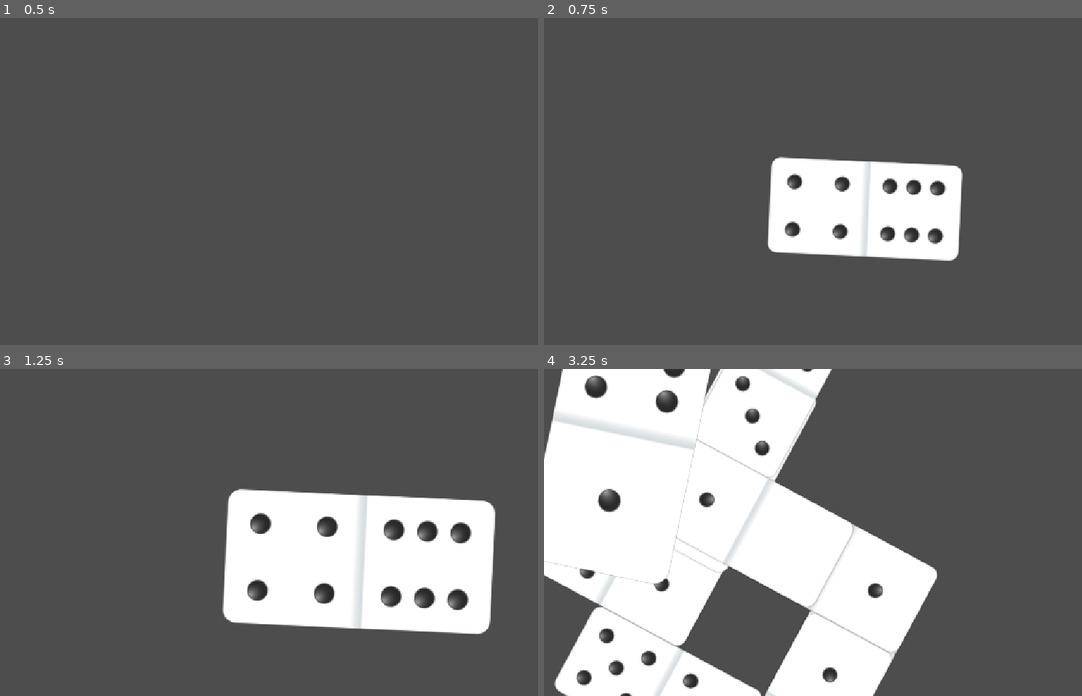
Above: before the commit, frames 1-4 (two rows, left to right).
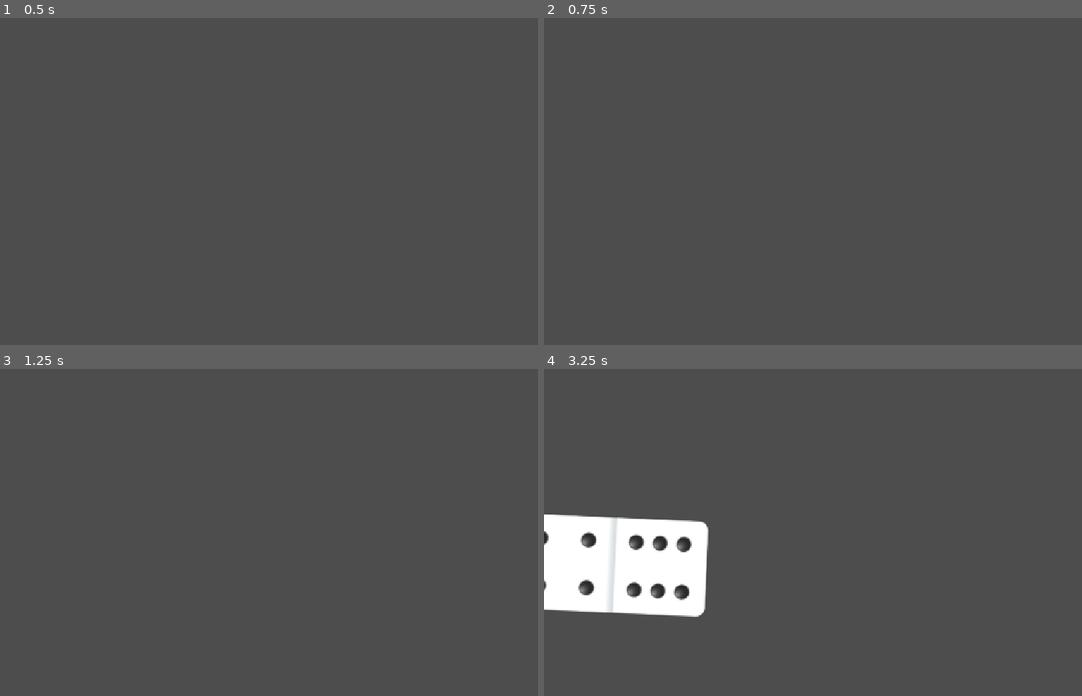
Above: after the commit, the same moments.

Repository: FileBin/godot-domino-game
Game: Godot game, scene res://scenes/simulation.tscn
The game is run twice, just before and just after one commit, with the same random seed, the same clock (stepped at 60 frames per second) and the same inputs.
Inputs (mouse positions are in pixels of both pictures, inside the frame that each line leads up to):
- Up to frame 1 (0.5 s): no input
- Up to frame 2 (0.75 s): tap Enter at 0.5 s; move the mouse to (963, 165) at 0.52 s; click (963, 165) at 0.67 s
- Up to frame 3 (1.25 s): no input
- Up to frame 4 (3.25 s): drag from (716, 548) to (807, 597) at 1.27 s; move the mouse to (893, 460) at 2.02 s; click (893, 460) at 2.17 s; drag from (807, 597) to (662, 483) at 2.77 s

Frame 1 is identical in both runs. In frame 2, 10% of the frame differs, in the area x 41-78%, y 42-75%; in frame 3, 20%; in frame 4, 44%, in the area x 0-74%, y 0-100%.
Error after the commit: Cannot call method 'shader_create_from_spirv' on a null value. (res://scripts/utils/gravity_simulation.gd:18)

Commit message:
make simulation on gpu

Diff:
--- a/project.godot
+++ b/project.godot
@@ -15,6 +15,10 @@
 config/features=PackedStringArray("4.5", "Forward Plus")
 config/icon="res://icon.svg"
 
+[autoload]
+
+GravitySimulation="*res://scripts/utils/gravity_simulation.gd"
+
 [display]
 
 window/stretch/mode="canvas_items"
--- a/scenes/scripts/simulation.gd
+++ /dev/null
@@ -1,78 +0,0 @@
-extends Node2D
-
-const object_to_paint = preload("res://objects/cluster-unit.tscn")
-
-const cluster_preload = preload("res://objects/domino-cluster.tscn")
-
-const G = 6.67 * 1000000
-
-# Distance in pixels the mouse must move before spawning another object
-@export var brush_spacing : float = 50.0
-
-var last_paint_position : Vector2 = Vector2.ZERO
-var is_painting : bool = false
-
-var physical_bodies: Array[DominoCluster] = [];
-
-var simulation_space: Node2D
-
-func _ready():
-	simulation_space =Node2D.new()
-	simulation_space.name = "simulation_space"
-	add_child(simulation_space);
-
-func _physics_process(_delta: float) -> void:
-	apply_gravity()
-
-func _process(_delta):
-	# Check for left mouse button click/hold
-	if Input.is_mouse_button_pressed(MOUSE_BUTTON_LEFT):
-		var current_mouse_pos = get_global_mouse_position()
-
-		# If it's the first click or we've moved further than the spacing distance
-		if !is_painting or current_mouse_pos.distance_to(last_paint_position) > brush_spacing:
-			paint_object(current_mouse_pos)
-			last_paint_position = current_mouse_pos
-			is_painting = true
-	else:
-		is_painting = false
-
-func paint_object(pos):
-	if object_to_paint == null:
-		print("Please assign a scene to 'object_to_paint' in the Inspector!")
-		return
-
-	# Instantiate and add to the scene tree
-	var obj = object_to_paint.instantiate()
-	var domino_physical = obj as ClusterUnit
-	domino_physical.data_initialized.connect(randomize_tile.bind(domino_physical))
-
-	var new_cluster = cluster_preload.instantiate() as DominoCluster
-
-	new_cluster.add_unit(domino_physical)
-
-	new_cluster.global_position = pos
-	new_cluster.rotation = randf_range(0, TAU)
-	simulation_space.add_child(new_cluster)
-
-func randomize_tile(domino_physical: ClusterUnit):
-	domino_physical.tile.top_number = randi()%7
-	domino_physical.tile.bottom_number = randi()%7
-
-func apply_gravity():
-	var nodes: Array[DominoCluster] = []
-	nodes.assign(simulation_space.get_children());
-
-	var n = nodes.size()
-	for i in range(n):
-		for j in range(i + 1, n):
-			var a = nodes[i]
-			var b = nodes[j]
-
-			var r = b.to_global(b.center_of_mass) - a.to_global(a.center_of_mass)
-
-			var r2 = r.length_squared()
-			var force = G * a.mass * b.mass / r2
-
-			a.apply_central_force(force * r.normalized())
-			b.apply_central_force(- force * r.normalized())
--- a/scenes/simulation.tscn
+++ b/scenes/simulation.tscn
@@ -1,10 +1,11 @@
 [gd_scene load_steps=3 format=3 uid="uid://srubd5w5jri7"]
 
-[ext_resource type="Script" uid="uid://wi5xcgsfcvrm" path="res://scenes/scripts/simulation.gd" id="1_y5vwh"]
-[ext_resource type="Script" uid="uid://bmq3b3yqko2lb" path="res://scenes/free_camera_2d.gd" id="2_5eski"]
+[ext_resource type="Script" uid="uid://wi5xcgsfcvrm" path="res://scripts/scenes/simulation.gd" id="1_y5vwh"]
+[ext_resource type="Script" uid="uid://bmq3b3yqko2lb" path="res://scripts/objects/free_camera_2d.gd" id="2_5eski"]
 
 [node name="Simulation" type="Node2D"]
 script = ExtResource("1_y5vwh")
+brush_spacing = 300.0
 
 [node name="Camera2D" type="Camera2D" parent="."]
 script = ExtResource("2_5eski")
--- a/objects/scripts/cluster_unit.gd
+++ b/scripts/objects/cluster_unit.gd
@@ -9,3 +9,6 @@
 func _enter_tree() -> void:
 	tile = $Domino
 	data_initialized.emit()
+
+func get_global_center_of_mass() -> Vector2:
+	return tile.global_position
--- a/objects/scripts/domino_cluster.gd
+++ b/scripts/objects/domino_cluster.gd
@@ -9,7 +9,9 @@
 	add_mass(unit.global_position, unit.mass)
 
 func init_grid(unit: ClusterUnit):
-	grid_size = unit.tile.data_initialized.connect(init_grid_tile.bind(unit.tile))
+	var slot = unit.tile.data_initialized
+	if not slot.is_connected(init_grid_tile):
+		grid_size = slot.connect(init_grid_tile.bind(unit.tile))
 
 func init_grid_tile(tile: Domino):
 	grid_size = tile.bounds.get_rect().size.x
@@ -24,10 +26,10 @@
 
 func get_tile_value(point: Vector2) -> int:
 	for child in get_children():
-		var domino = child as Domino
-		if not domino:
+		var unit = child as ClusterUnit
+		if not unit:
 			continue
-		var number = domino.get_tile_number_at(point)
+		var number = unit.tile.get_tile_number_at(point)
 
 		if number > 0:
 			return number
@@ -39,13 +41,14 @@
 func _integrate_forces(state: PhysicsDirectBodyState2D) -> void:
 	if is_queued_for_deletion(): return
 
-	if state.get_contact_count() > 0:
+	if state.get_contact_count() == 1:
 		var other = state.get_contact_collider_object(0);
 		var point = state.get_contact_collider_position(0);
 
 		var cluster = other as DominoCluster
 
-		if cluster:
+		if cluster and not cluster.is_queued_for_deletion():
+			# replace it with scedule to merger in parent object (to do it not in _integrate_forces)
 			if mass > cluster.mass:
 				merge_other_cluster(point, cluster)
 			else:
@@ -63,8 +66,8 @@
 
 	var total_mass = mass + cluster.mass
 
-	var self_amount = cluster.mass / total_mass
-	var cluster_amount = mass / total_mass
+	var self_amount = mass / total_mass
+	var cluster_amount = cluster.mass / total_mass
 
 	rotate_around(self, point, -angle*self_amount)
 	rotate_around(cluster, point, angle*cluster_amount)
@@ -85,8 +88,11 @@
 	for unit in cluster.destroy_cluster():
 		unit.reparent(self)
 
-	linear_velocity = (last_linear_velocity * mass + cluster.linear_velocity * cluster.mass) / total_mass
-	angular_velocity = (last_angular_velocity * mass + cluster.angular_velocity * cluster.mass) / total_mass
+	linear_velocity = (last_linear_velocity * mass + cluster.last_linear_velocity * cluster.mass) / total_mass
+	angular_velocity = (last_angular_velocity * mass + cluster.last_angular_velocity * cluster.mass) / total_mass
+
+	cluster.linear_velocity = linear_velocity
+	cluster.angular_velocity = angular_velocity
 
 	add_mass(cluster.to_global(cluster.center_of_mass), cluster.mass)
 
@@ -120,3 +126,21 @@
 	obj.global_translate(-tStart)
 	obj.transform = obj.transform.rotated(-angle)
 	obj.global_translate(tStart)
+
+func get_gravity_simulation_units() -> Array[GravitySimualtionUnit]:
+	var array: Array[GravitySimualtionUnit] = []
+	for child in get_children():
+		var domino = child as ClusterUnit
+
+		if not domino:
+			continue
+
+		var unit = GravitySimualtionUnit.new()
+
+		unit.cluster_instance_id = get_instance_id()
+		unit.global_position = domino.get_global_center_of_mass()
+		unit.mass = domino.mass
+
+		array.append(unit)
+
+	return array
--- a/scenes/free_camera_2d.gd
+++ b/scripts/objects/free_camera_2d.gd
@@ -7,7 +7,7 @@
 func _unhandled_input(event):
 	# Panning: Detect Mouse Motion while Middle Mouse Button is pressed
 	if event is InputEventMouseMotion:
-		if Input.is_mouse_button_pressed(MOUSE_BUTTON_MIDDLE):
+		if Input.is_mouse_button_pressed(MOUSE_BUTTON_RIGHT):
 			# Move the camera relative to mouse movement and current zoom
 			global_position -= event.relative * (1 / zoom.x)
 
--- /dev/null
+++ b/scripts/scenes/simulation.gd
@@ -0,0 +1,102 @@
+extends Node2D
+
+const object_to_paint = preload("res://objects/cluster-unit.tscn")
+
+const cluster_preload = preload("res://objects/domino-cluster.tscn")
+
+# Distance in pixels the mouse must move before spawning another object
+@export var brush_spacing: float = 50.0
+
+var last_paint_position: Vector2 = Vector2.ZERO
+var is_painting: bool = false
+
+var physical_bodies: Array[DominoCluster] = [];
+
+var simulation_space: Node2D
+
+func _ready():
+	simulation_space = Node2D.new()
+	simulation_space.name = "simulation_space"
+	add_child(simulation_space);
+
+func _physics_process(_delta: float) -> void:
+	apply_gravity()
+
+var last_mouse_position = Vector2.ZERO
+
+func _process(_delta):
+	# Check for left mouse button click/hold
+	if Input.is_mouse_button_pressed(MOUSE_BUTTON_LEFT):
+		var current_mouse_pos = get_global_mouse_position()
+
+		# If it's the first click or we've moved further than the spacing distance
+		var distance = current_mouse_pos - last_paint_position
+
+		if !is_painting or distance.length() > brush_spacing:
+			var movement = current_mouse_pos - last_mouse_position
+			var l = movement.length()
+			var n = ceili(l/brush_spacing)
+			var dir = movement/l
+
+			for i in range(n):
+				paint_object(last_mouse_position + dir * brush_spacing * i)
+
+			last_paint_position = current_mouse_pos
+			is_painting = true
+
+	else:
+		is_painting = false
+
+	last_mouse_position = get_global_mouse_position()
+func paint_object(pos):
+	if object_to_paint == null:
+		print("Please assign a scene to 'object_to_paint' in the Inspector!")
+		return
+
+	# Instantiate and add to the scene tree
+	var obj = object_to_paint.instantiate()
+	var domino_physical = obj as ClusterUnit
+	domino_physical.data_initialized.connect(randomize_tile.bind(domino_physical))
+
+	var new_cluster = cluster_preload.instantiate() as DominoCluster
+
+	new_cluster.add_unit(domino_physical)
+
+	new_cluster.global_position = pos
+	new_cluster.rotation = randf_range(0, TAU)
+	simulation_space.add_child(new_cluster)
+
+func randomize_tile(domino_physical: ClusterUnit):
+	domino_physical.tile.top_number = randi() % 7
+	domino_physical.tile.bottom_number = randi() % 7
+
+func apply_gravity():
+	var clusters: Array[DominoCluster] = []
+	clusters.assign(simulation_space.get_children());
+
+	var clusters_units: Array = clusters.map(func(cluster: DominoCluster): return cluster.get_gravity_simulation_units());
+
+	var simulation_units: Array[GravitySimualtionUnit] = []
+
+	simulation_units.assign(flatten(clusters_units))
+
+	var unit_forces = GravitySimulation.runGPU(simulation_units);
+
+	for i in range(unit_forces.size()):
+		var unit = simulation_units[i]
+		var force = unit_forces[i]
+
+		var cluster = instance_from_id(unit.cluster_instance_id) as DominoCluster
+
+		if cluster:
+
+			cluster.apply_force(force, unit.global_position - cluster.global_position)
+
+func flatten(list: Array) -> Array:
+	var out := []
+	for item in list:
+		if typeof(item) == TYPE_ARRAY:
+			out += flatten(item) # Recursively call the function if the item is an array
+		else:
+			out.append(item) # Append the item if it's not an array
+	return out
--- /dev/null
+++ b/scripts/utils/gravity_simulation.gd
@@ -0,0 +1,136 @@
+class_name GravitySimualtion extends Node
+
+# TODO rewrite to c++ type mappings are very expensive
+
+var rd: RenderingDevice
+var shader: RID
+var pipeline: RID
+
+const SHADER_UNIT_SIZE = 16
+
+func _ready():
+	# 1. Initialize Rendering Device
+	rd = RenderingServer.create_local_rendering_device()
+
+	# 2. Load Shader
+	var shader_file = load("res://shaders/gravity_simulation.glsl")
+	var shader_spirv: RDShaderSPIRV = shader_file.get_spirv()
+	shader = rd.shader_create_from_spirv(shader_spirv)
+	pipeline = rd.compute_pipeline_create(shader)
+
+func runGPU(data: Array[GravitySimualtionUnit]) -> Array[Vector2]:
+	if data.is_empty(): return []
+
+	var units_data = _units_to_byte_array(data)
+
+	# Create Storage Buffer
+	var buffer = rd.storage_buffer_create(units_data.size(), units_data)
+	var output_buffer = rd.storage_buffer_create(data.size()*data.size()*8)
+
+	# Create Uniform Set
+	var uniform = RDUniform.new()
+	uniform.uniform_type = RenderingDevice.UNIFORM_TYPE_STORAGE_BUFFER
+	uniform.binding = 0
+	uniform.add_id(buffer)
+
+	var out_uniform = RDUniform.new()
+	out_uniform.uniform_type = RenderingDevice.UNIFORM_TYPE_STORAGE_BUFFER
+	out_uniform.binding = 1
+	out_uniform.add_id(output_buffer)
+	var uniform_set = rd.uniform_set_create([uniform, out_uniform], shader, 0)
+
+	# Start Compute List
+	var compute_list = rd.compute_list_begin()
+	rd.compute_list_bind_compute_pipeline(compute_list, pipeline)
+	rd.compute_list_bind_uniform_set(compute_list, uniform_set, 0)
+
+	# Dispatch (groups of 32x32 as defined in shader)
+	var groups = ceil(units_data.size() / float(SHADER_UNIT_SIZE) / 32.0)
+	print("group size ", groups, "x", groups)
+	rd.compute_list_dispatch(compute_list, groups, groups, 1)
+	rd.compute_list_end()
+
+	# Submit and Wait
+	rd.submit()
+	rd.sync()
+
+	# Retrieve Data
+	var output_bytes = rd.buffer_get_data(output_buffer)
+	return _byte_array_to_forces(output_bytes)
+
+func _units_to_byte_array(units: Array[GravitySimualtionUnit]) -> PackedByteArray:
+	var unit_count = units.size()
+	var bytes = PackedByteArray()
+
+	# Pre-allocate memory: 24 bytes per unit
+	# [int32: 4] + [float: 4] + [vec2: 8] = 16
+	bytes.resize(unit_count * SHADER_UNIT_SIZE)
+
+	for i in range(unit_count):
+		var offset = i * SHADER_UNIT_SIZE
+		var unit: GravitySimualtionUnit = units[i]
+
+		# 1. cluster_index (int32 - 4 bytes)
+		bytes.encode_s32(offset, unit.cluster_instance_id)
+
+		# 2. mass (float32 - 4 bytes)
+		bytes.encode_float(offset + 4, unit.mass)
+
+		# 3. position (Vector2 - 8 bytes)
+		bytes.encode_float(offset + 8, unit.global_position.x)
+		bytes.encode_float(offset + 12, unit.global_position.y)
+
+	return bytes
+
+func _byte_array_to_forces(data: PackedByteArray) -> Array[Vector2]:
+	var unit_count = floori(sqrt(data.size() / 8.0))
+	var forces: Array[Vector2] = []
+
+	for i in range(unit_count):
+		var force = Vector2.ZERO
+		for j in range(unit_count):
+			var offset = (i*unit_count + j) * 8
+			# Force starts at byte 16 of each 24-byte block
+			var fx = data.decode_float(offset)
+			var fy = data.decode_float(offset + 4)
+			force += Vector2(fx, fy)
+		forces.append(force)
+
+	return forces
+
+func runCPU(data: Array[GravitySimualtionUnit]) -> Array[Vector2]:
+	const G = 6.67 * 2000000
+
+	var result_array: Array[Vector2] = []
+	var forces_array: Array[Vector2] = []
+	var n = data.size()
+
+	result_array.resize(n)
+	forces_array.resize(n*n)
+
+	for i in range(n):
+		for j in range(0, i):
+			var a: GravitySimualtionUnit = data[i]
+			var b: GravitySimualtionUnit = data[j]
+
+			if a.cluster_instance_id == b.cluster_instance_id:
+				continue;
+
+			var r = b.global_position - a.global_position
+
+			var r2 = r.length_squared()
+			var force = G * a.mass * b.mass / r2
+
+			var direction = r.normalized()
+
+			forces_array[i*n+j] = force * direction
+			forces_array[j*n+i] = -force * direction
+
+	for i in range(n):
+		var force = Vector2.ZERO
+		for j in range(n):
+			var index = i*n + j
+			force += forces_array[index]
+		result_array[i] = force
+
+	return result_array
--- /dev/null
+++ b/scripts/utils/gravity_simulation_unit.gd
@@ -0,0 +1,5 @@
+class_name GravitySimualtionUnit extends RefCounted
+
+var global_position: Vector2
+var mass: float
+var cluster_instance_id: int
Not shown, added: export_presets.cfg
Renamed: objects/scripts/2d-node-to-canvas-adapter.gd -> scripts/objects/2d-node-to-canvas-adapter.gd
Renamed: objects/scripts/2d-node-to-canvas-adapter.gd.uid -> scripts/objects/2d-node-to-canvas-adapter.gd.uid
Renamed: objects/scripts/cluster_unit.gd.uid -> scripts/objects/cluster_unit.gd.uid
Renamed: objects/scripts/deck.gd -> scripts/objects/deck.gd
Renamed: objects/scripts/deck.gd.uid -> scripts/objects/deck.gd.uid
Renamed: objects/scripts/domino_cluster.gd.uid -> scripts/objects/domino_cluster.gd.uid
Renamed: objects/scripts/domino_tile.gd -> scripts/objects/domino_tile.gd
Renamed: objects/scripts/domino_tile.gd.uid -> scripts/objects/domino_tile.gd.uid
Renamed: scenes/free_camera_2d.gd.uid -> scripts/objects/free_camera_2d.gd.uid
Renamed: objects/scripts/sprite_look_at.gd -> scripts/objects/sprite_look_at.gd
Renamed: objects/scripts/sprite_look_at.gd.uid -> scripts/objects/sprite_look_at.gd.uid
(and 8 more such lines)
